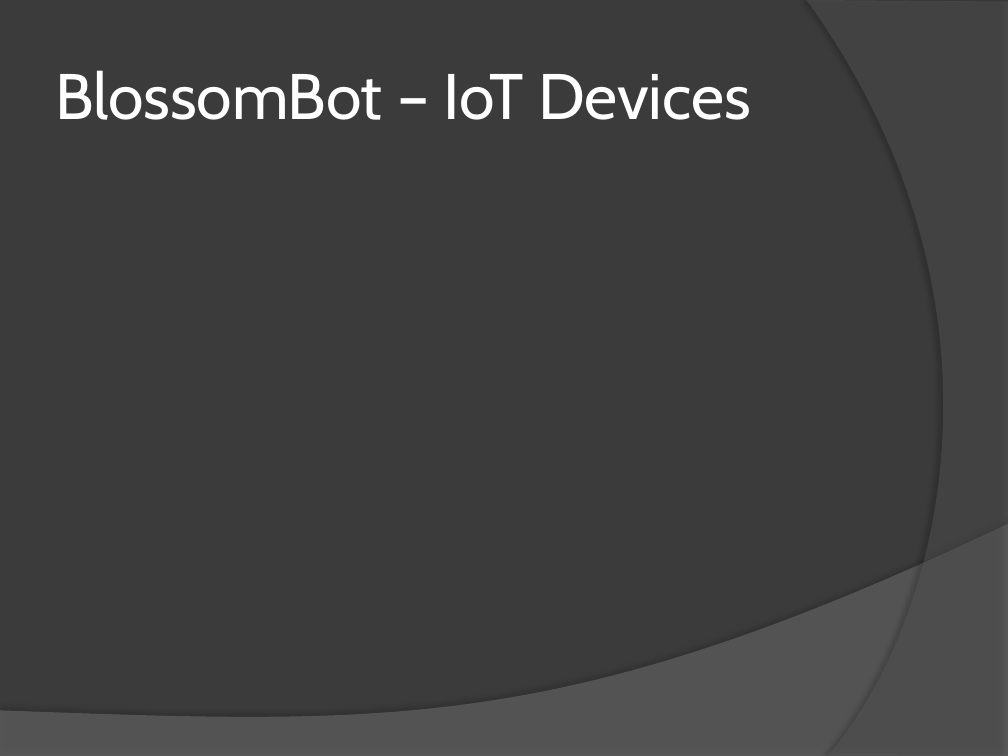
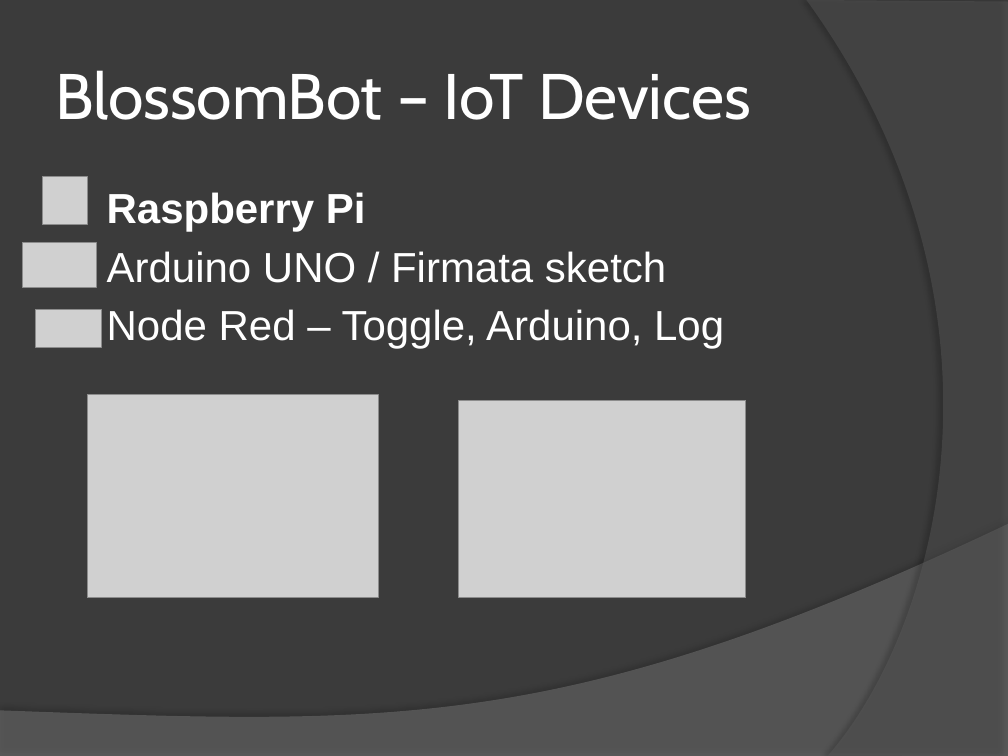
Before and after one commit to cliffconklin/ConklinBluemixDec, a slide deck: slide 4 of BlossomBot.pptx (slide 3 before the commit). Drawn at 1008x756 pixels with LibreOffice and Linux fonts; fonts in the diff are those of the drawing; grey boxes stand for pictures. Boxes give left, top, right and bottom in pixels: in the first picture for what was removed or moved away, otherwise in the second. Text is boxed around its words. In the diff, an @@ line names an element or a change of style, - is before the commit and + after.

```diff
--- a/BlossomBot.pptx
+++ b/BlossomBot.pptx
@@ picture added at <box>42,176,87,225</box> @@
@@ text added at <box>107,192,724,349</box>, 30 pt, text #FFFFFF @@
+• Raspberry Pi
+• Arduino UNO / Firmata sketch
+• Node Red – Toggle, Arduino, Log
@@ picture added at <box>22,243,97,287</box> @@
@@ picture added at <box>35,309,101,348</box> @@
@@ picture added at <box>88,395,379,598</box> @@
@@ picture added at <box>459,400,746,598</box> @@
```
Also in this commit, not shown: 5 other slides changed, 1 slide added.
